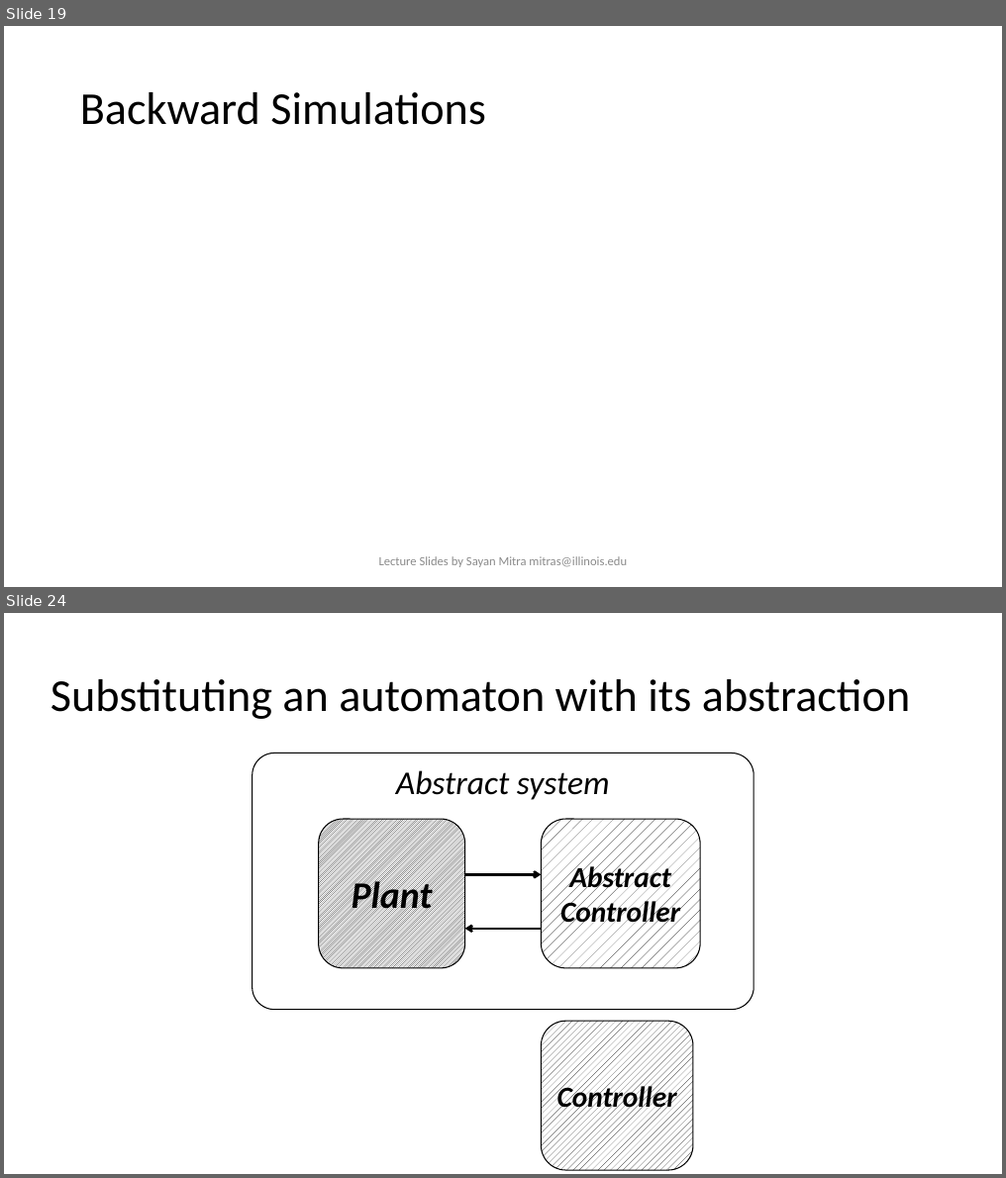
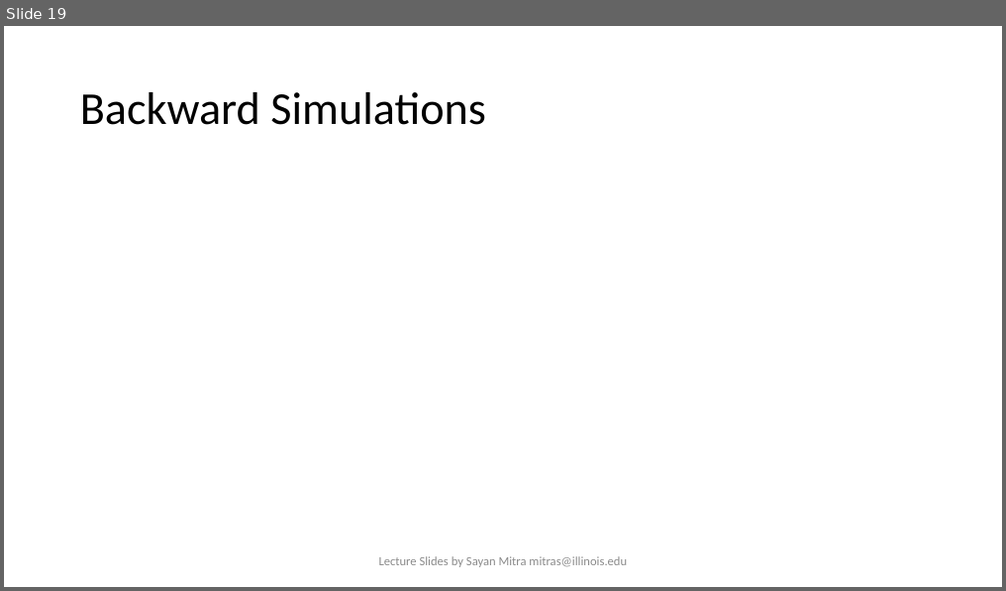
Before and after one commit to sayanmitracode/cpsbooksite, a slide deck: Slides/2025/L16_Abstractions.pptx. Shown one above the other, each under a label of ours: slides 19 and 24 before the commit, slide 19 after it; the slides between them are not shown. The pictures are 1006x1178 and 1006x591 pixels, drawn with LibreOffice and Linux fonts; fonts in the diff are those of the drawing; grey boxes stand for pictures. Boxes give left, top, right and bottom in pixels: in the first picture for what was removed or moved away, otherwise in the second. Text is boxed around its words. In the diff, an @@ line names an element or a change of style, - is before the commit and + after.

```diff
--- a/Slides/2025/L16_Abstractions.pptx
+++ b/Slides/2025/L16_Abstractions.pptx
@@ slide 24 removed at [4, 613, 1002, 1174], background #FFFFFF @@
@@ title removed at [51, 679, 910, 719] @@
-Substituting an automaton with its abstraction
@@ rounded rectangle removed at [252, 753, 754, 1010] @@
-Abstract system
@@ rounded rectangle removed at [319, 819, 465, 968] @@
-Plant
@@ rounded rectangle removed at [541, 819, 700, 968] @@
-Abstract Controller
@@ arrow removed from (465, 875) to (541, 875) @@
@@ arrow removed from (541, 929) to (465, 929) @@
@@ rounded rectangle removed at [541, 1021, 693, 1170] @@
-Controller
```
Also in this commit, not shown: 1 slide changed, 30 other slides removed, 6 other files.
